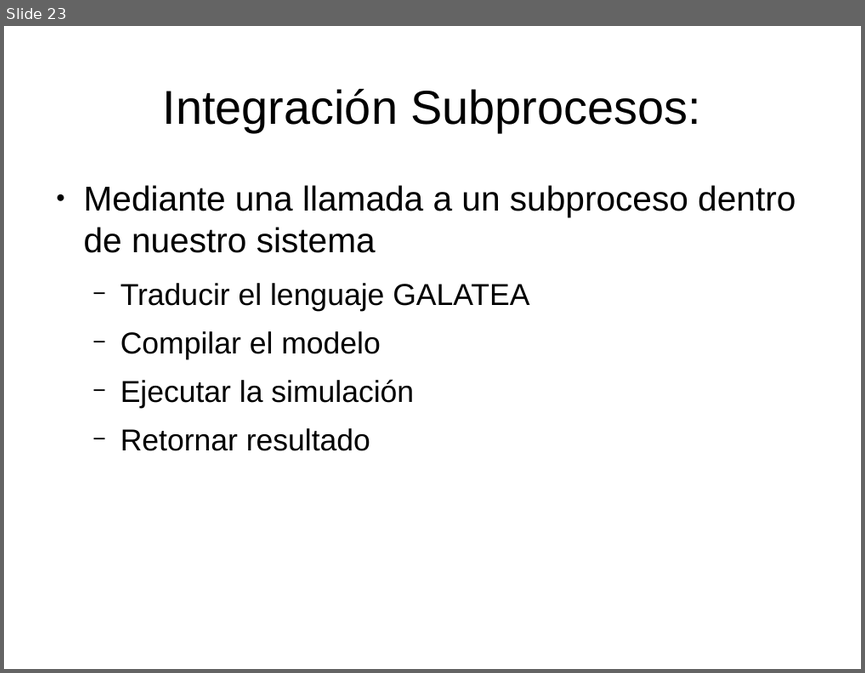
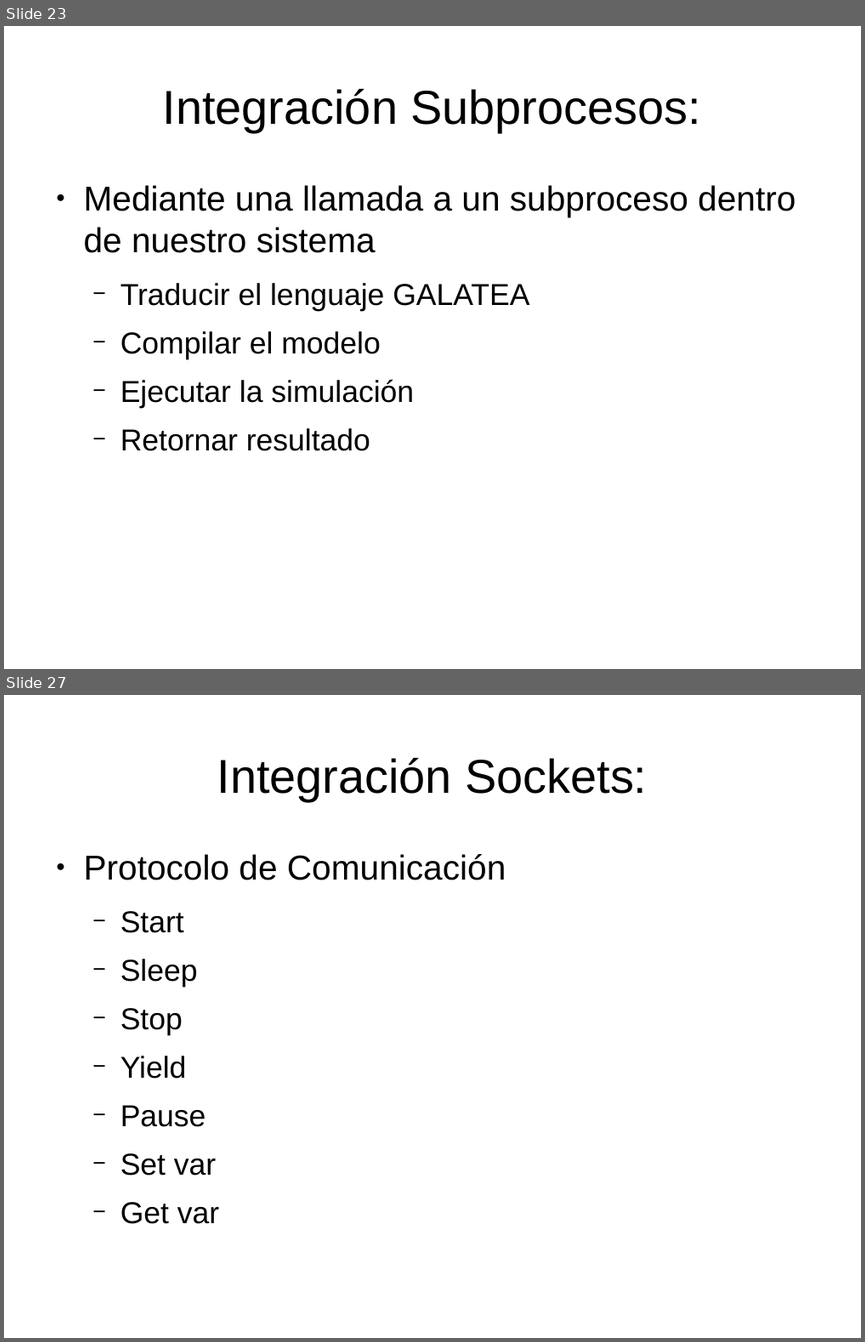
Before and after one commit to velasquezerik/tesis-doc, a slide deck: Presentacion/Presentacion Tesis.odp. Shown one above the other, each under a label of ours: slide 23 before the commit, slides 23 and 27 after it; the slides between them are not shown. The pictures are 865x673 and 865x1342 pixels, drawn with LibreOffice and Linux fonts; fonts in the diff are those of the drawing. Boxes give left, top, right and bottom in pixels: in the first picture for what was removed or moved away, otherwise in the second. Text is boxed around its words. In the diff, an @@ line names an element or a change of style, - is before the commit and + after.

```diff
--- a/Presentacion/Presentacion Tesis.odp
+++ b/Presentacion/Presentacion Tesis.odp
@@ slide 27 added at box(4, 695, 861, 1338), background #FFFFFF @@
@@ title added at box(217, 758, 647, 801), 44 pt, text #000000 @@
+Integración Sockets:
@@ text added at box(84, 854, 506, 1224), 28 pt, text #000000 @@
+● Protocolo de Comunicación
+  − Start
+  − Sleep
+  − Stop
+  − Yield
+  − Pause
+  − Set var
+  − Get var
```
Also in this commit, not shown: 12 other slides added, 4 other files.
